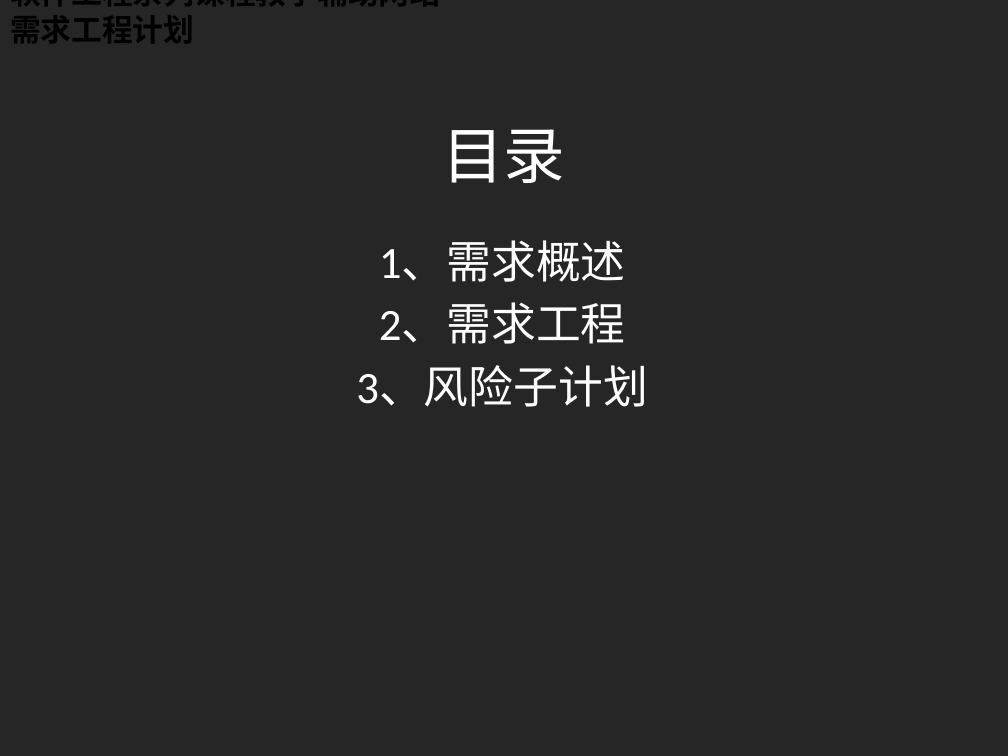
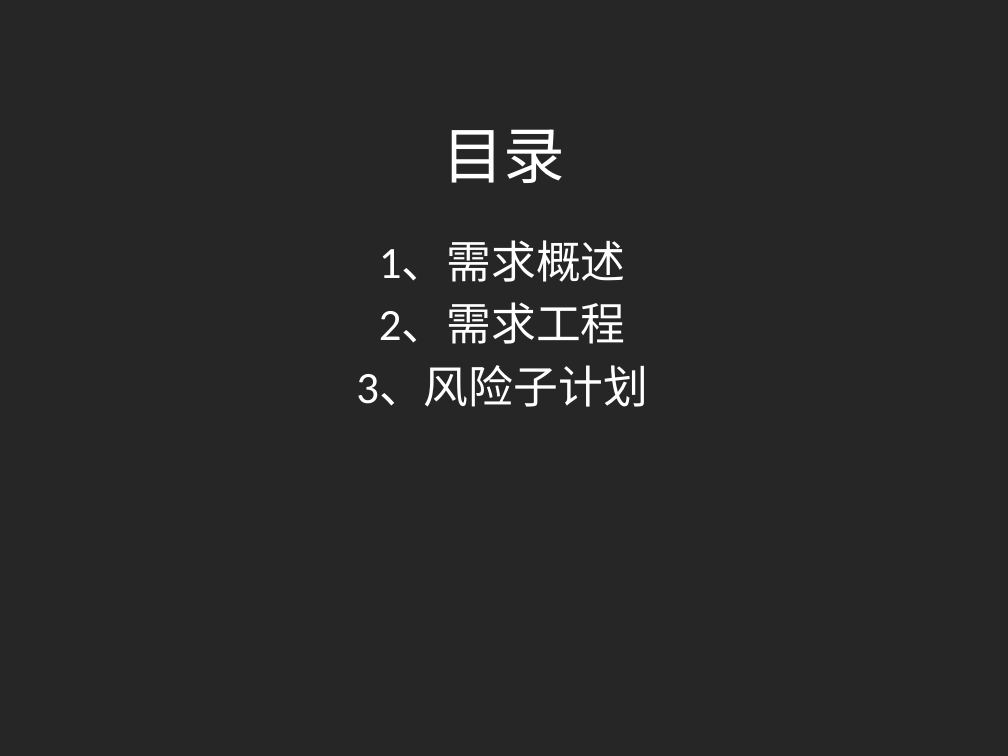
Before and after one commit to shangzhaoxiaozi/PRD-21, a slide deck: slide 2 of PRD-21-C2/非受控文档/项目评审文档/需求工程计划.pptx. Drawn at 1008x756 pixels with LibreOffice and Linux fonts; fonts in the diff are those of the drawing. Boxes give left, top, right and bottom in pixels: in the first picture for what was removed or moved away, otherwise in the second. Text is boxed around its words. In the diff, an @@ line names an element or a change of style, - is before the commit and + after.

```diff
--- a/PRD-21-C2/非受控文档/项目评审文档/需求工程计划.pptx
+++ b/PRD-21-C2/非受控文档/项目评审文档/需求工程计划.pptx
@@ text removed at [10,0,440,50] @@
-软件工程系列课程教学辅助网站
-需求工程计划
```
Also in this commit, not shown: 5 other files.
